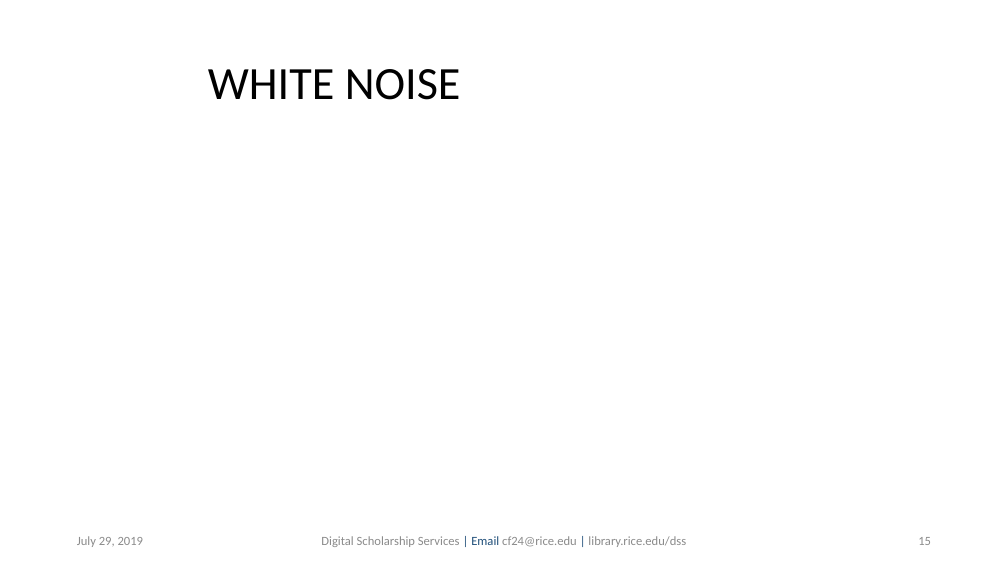
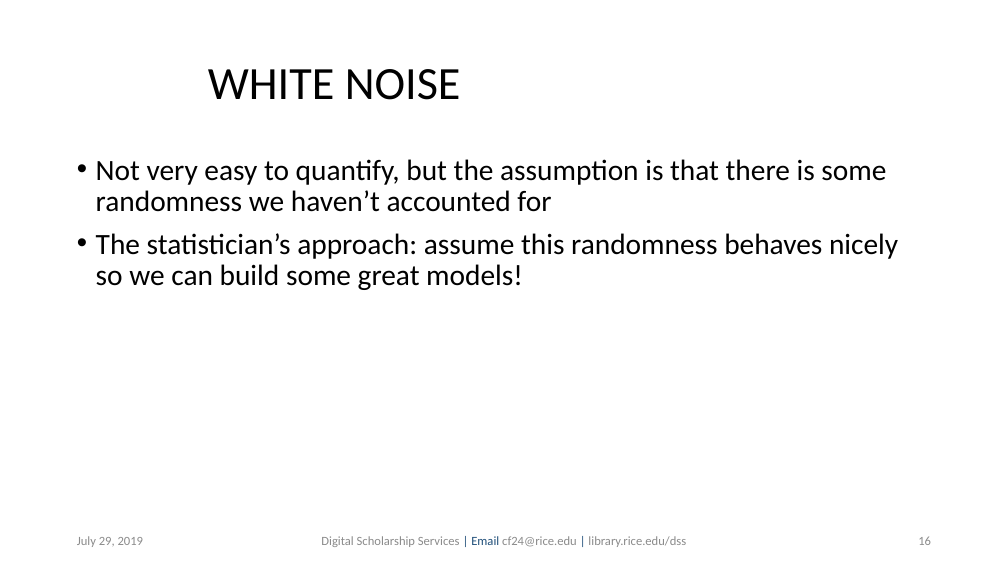
Before and after one commit to bakitybacon/rice-data-and-donuts, a slide deck: slide 16 of tsa/Introduction to Time Series Analysis.pptx (slide 15 before the commit). Drawn at 1008x567 pixels with LibreOffice and Linux fonts; fonts in the diff are those of the drawing; background and template pictures are left out. Boxes give left, top, right and bottom in pixels: in the first picture for what was removed or moved away, otherwise in the second. Text is boxed around its words. In the diff, an @@ line names an element or a change of style, - is before the commit and + after.

```diff
--- a/tsa/Introduction to Time Series Analysis.pptx
+++ b/tsa/Introduction to Time Series Analysis.pptx
@@ text added at (96, 159, 898, 290), 28 pt, text #000000 @@
+• Not very easy to quantify, but the assumption is that there is some randomness we haven’t accounted for
+• The statistician’s approach: assume this randomness behaves nicely so we can build some great models!
```
Also in this commit, not shown: 1 other slide changed, 1 slide added.
